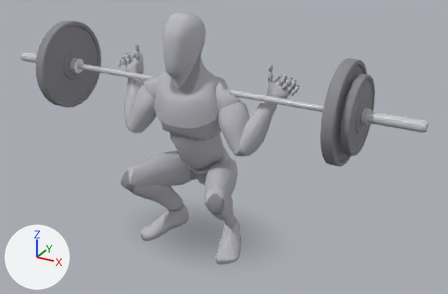
Two versions of the glTF model app/src/main/assets/mannequins/back_squat_low_bar.glb, one commit apart.
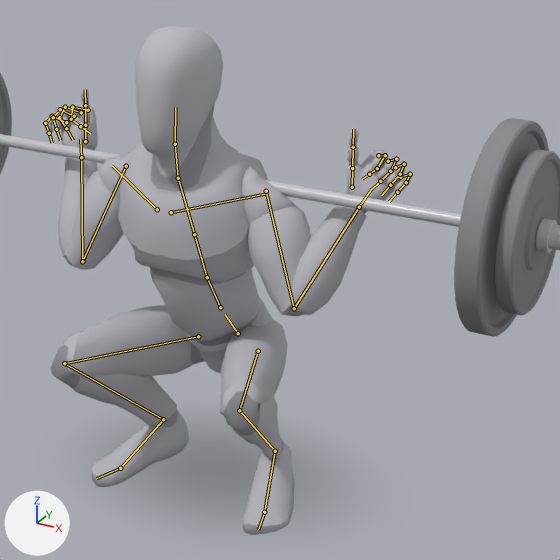
There are two pictures of each version: one whole from a 50 mm lens placed at (1.481, -2.468, 1.759), pointed at (0.113, 0.02, 0.515), one close up on the part from 21% to 83% of the width and 0% to 94% of the height. Arrows for +X, +Y and +Z are at lower left; the lights stay in place. The older version's two pictures come first. Both versions are drawn at frame 24 of the action 'lowering'; the numbers are the values there. The bones that change, and the others that lie on the model, are drawn over the model as lines in the close-ups.

Names of what the first close-up shows: 'barbell_0', 'barbell_10', 'barbell_11', 'barbell_4', 'body', 'body_1' and 2 more.
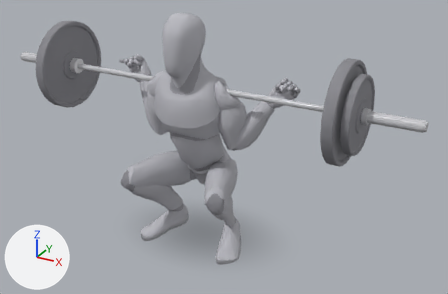
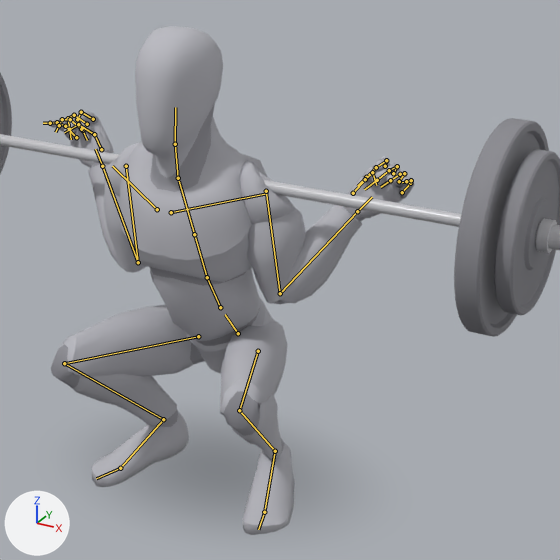
The edits, one by one:
Bone 'upperarm_l' (bone_upperarm_l) turns from (-46, -142, -31) to (-23, -128, -70) degrees about its own x, y and z.
Bone 'lowerarm_l' (bone_lowerarm_l) turns from (131, 12, -14) to (123, 23, -31) degrees about its own x, y and z.
Bone 'index_01_l' (bone_index_01_l) turns from (62, 24, -39) to (64, 0, 0) degrees about its own x, y and z.
Bone 'index_02_l' (bone_index_02_l) turns from (66, 27, -40) to (69, 0, 0) degrees about its own x, y and z.
Bone 'index_03_l' (bone_index_03_l) turns from (50, 16, -33) to (51, 0, 0) degrees about its own x, y and z.
Bone 'middle_01_l' (bone_middle_01_l) turns from (56, 19, -35) to (56, 0, 0) degrees about its own x, y and z.
Bone 'middle_02_l' (bone_middle_02_l) turns from (59, 22, -37) to (60, 0, 0) degrees about its own x, y and z.
Bone 'middle_03_l' (bone_middle_03_l) turns from (44, 12, -30) to (44, 0, 0) degrees about its own x, y and z.
Bone 'pinky_01_l' (bone_pinky_01_l) turns from (52, 17, -34) to (34, 0, 0) degrees about its own x, y and z.
Bone 'pinky_02_l' (bone_pinky_02_l) turns from (55, 19, -35) to (37, 0, 0) degrees about its own x, y and z.
Bone 'pinky_03_l' (bone_pinky_03_l) turns from (41, 11, -28) to (27, 0, 0) degrees about its own x, y and z.
Bone 'ring_01_l' (bone_ring_01_l) turns from (52, 17, -34) to (46, 0, 0) degrees about its own x, y and z.
Bone 'ring_02_l' (bone_ring_02_l) turns from (56, 19, -36) to (49, 0, 0) degrees about its own x, y and z.
Bone 'ring_03_l' (bone_ring_03_l) turns from (42, 11, -28) to (36, 0, 0) degrees about its own x, y and z.
Bone 'thumb_01_l' (bone_thumb_01_l) turns from (0, 0, 0) to (20, -3, -26) degrees about its own x, y and z.
Bone 'thumb_02_l' (bone_thumb_02_l) turns from (0, 0, 0) to (22, 26, 53) degrees about its own x, y and z.
Bone 'thumb_03_l' (bone_thumb_03_l) turns from (0, 0, 0) to (36, 29, 76) degrees about its own x, y and z.
Bone 'upperarm_r' (bone_upperarm_r) turns from (-46, 142, 31) to (-23, 128, 70) degrees about its own x, y and z.
Bone 'lowerarm_r' (bone_lowerarm_r) turns from (131, -12, 14) to (123, -23, 31) degrees about its own x, y and z.
Bone 'index_01_r' (bone_index_01_r) turns from (62, -24, 39) to (64, 0, 0) degrees about its own x, y and z.
Bone 'index_02_r' (bone_index_02_r) turns from (66, -27, 40) to (69, 0, 0) degrees about its own x, y and z.
Bone 'index_03_r' (bone_index_03_r) turns from (50, -16, 33) to (51, 0, 0) degrees about its own x, y and z.
Bone 'middle_01_r' (bone_middle_01_r) turns from (56, -19, 35) to (56, 0, 0) degrees about its own x, y and z.
Bone 'middle_02_r' (bone_middle_02_r) turns from (59, -22, 37) to (60, 0, 0) degrees about its own x, y and z.
Bone 'middle_03_r' (bone_middle_03_r) turns from (45, -12, 30) to (44, 0, 0) degrees about its own x, y and z.
Bone 'pinky_01_r' (bone_pinky_01_r) turns from (52, -17, 34) to (34, 0, 0) degrees about its own x, y and z.
Bone 'pinky_02_r' (bone_pinky_02_r) turns from (55, -19, 35) to (37, 0, 0) degrees about its own x, y and z.
Bone 'pinky_03_r' (bone_pinky_03_r) turns from (41, -11, 28) to (27, 0, 0) degrees about its own x, y and z.
Bone 'ring_01_r' (bone_ring_01_r) turns from (52, -17, 34) to (46, 0, 0) degrees about its own x, y and z.
Bone 'ring_02_r' (bone_ring_02_r) turns from (56, -19, 36) to (49, 0, 0) degrees about its own x, y and z.
Bone 'ring_03_r' (bone_ring_03_r) turns from (42, -11, 28) to (36, 0, 0) degrees about its own x, y and z.
Bone 'thumb_01_r' (bone_thumb_01_r) turns from (0, 0, 0) to (20, 3, 26) degrees about its own x, y and z.
Bone 'thumb_02_r' (bone_thumb_02_r) turns from (0, 0, 0) to (22, -26, -53) degrees about its own x, y and z.
Bone 'thumb_03_r' (bone_thumb_03_r) turns from (0, 0, 0) to (36, -29, -76) degrees about its own x, y and z.

Location of each change, [x1, y1, x2, y2] in pixels of the close-ups (560 x 560 px):
'body', posed
    before: [44, 26, 412, 535]
    after: [48, 26, 414, 535]
'body_1', posed
    before: [44, 100, 412, 457]
    after: [51, 104, 407, 457]
bone 'upperarm_l', root to tip
    before: (266, 191) to (294, 308)
    after: (266, 191) to (280, 293)
bone 'lowerarm_l', root to tip
    before: (294, 308) to (359, 207)
    after: (280, 293) to (357, 211)
bone 'index_01_l', root to tip
    before: (378, 155) to (385, 155)
    after: (385, 166) to (386, 160)
bone 'index_02_l', root to tip
    before: (385, 155) to (377, 168)
    after: (386, 160) to (376, 167)
bone 'index_03_l', root to tip
    before: (377, 168) to (369, 174)
    after: (376, 167) to (366, 177)
bone 'middle_01_l', root to tip
    before: (388, 161) to (396, 159)
    after: (393, 173) to (397, 166)
bone 'middle_02_l', root to tip
    before: (396, 159) to (390, 171)
    after: (397, 166) to (389, 170)
bone 'middle_03_l', root to tip
    before: (390, 171) to (380, 181)
    after: (389, 170) to (377, 180)
bone 'pinky_01_l', root to tip
    before: (400, 177) to (410, 174)
    after: (402, 192) to (410, 183)
bone 'pinky_02_l', root to tip
    before: (410, 174) to (406, 182)
    after: (410, 183) to (411, 180)
bone 'pinky_03_l', root to tip
    before: (406, 182) to (397, 192)
    after: (411, 180) to (406, 181)
bone 'ring_01_l', root to tip
    before: (395, 167) to (404, 164)
    after: (399, 181) to (404, 173)
bone 'ring_02_l', root to tip
    before: (404, 164) to (400, 174)
    after: (404, 173) to (400, 174)
bone 'ring_03_l', root to tip
    before: (400, 174) to (390, 185)
    after: (400, 174) to (390, 180)
bone 'thumb_01_l', root to tip
    before: (352, 187) to (352, 168)
    after: (353, 193) to (365, 179)
bone 'thumb_02_l', root to tip
    before: (352, 168) to (353, 147)
    after: (365, 179) to (372, 172)
bone 'thumb_03_l', root to tip
    before: (353, 147) to (353, 129)
    after: (372, 172) to (376, 185)
bone 'upperarm_r', root to tip
    before: (126, 166) to (82, 261)
    after: (126, 166) to (138, 262)
bone 'lowerarm_r', root to tip
    before: (82, 261) to (81, 157)
    after: (138, 262) to (102, 166)
bone 'index_01_r', root to tip
    before: (88, 110) to (72, 107)
    after: (93, 119) to (81, 112)
bone 'index_02_r', root to tip
    before: (72, 107) to (71, 119)
    after: (81, 112) to (77, 119)
bone 'index_03_r', root to tip
    before: (71, 119) to (80, 126)
    after: (77, 119) to (82, 130)
bone 'middle_01_r', root to tip
    before: (81, 112) to (65, 107)
    after: (87, 124) to (74, 115)
bone 'middle_02_r', root to tip
    before: (65, 107) to (59, 117)
    after: (74, 115) to (68, 118)
bone 'middle_03_r', root to tip
    before: (59, 117) to (66, 128)
    after: (68, 118) to (69, 129)
bone 'pinky_01_r', root to tip
    before: (66, 122) to (52, 116)
    after: (76, 137) to (65, 126)
bone 'pinky_02_r', root to tip
    before: (52, 116) to (45, 123)
    after: (65, 126) to (57, 122)
bone 'pinky_03_r', root to tip
    before: (45, 123) to (49, 133)
    after: (57, 122) to (50, 123)
bone 'ring_01_r', root to tip
    before: (74, 116) to (60, 109)
    after: (81, 129) to (70, 119)
bone 'ring_02_r', root to tip
    before: (60, 109) to (53, 117)
    after: (70, 119) to (62, 119)
bone 'ring_03_r', root to tip
    before: (53, 117) to (56, 129)
    after: (62, 119) to (59, 125)
bone 'thumb_01_r', root to tip
    before: (85, 141) to (85, 125)
    after: (101, 149) to (94, 134)
bone 'thumb_02_r', root to tip
    before: (85, 125) to (85, 105)
    after: (94, 134) to (78, 124)
bone 'thumb_03_r', root to tip
    before: (85, 105) to (85, 89)
    after: (78, 124) to (64, 132)
